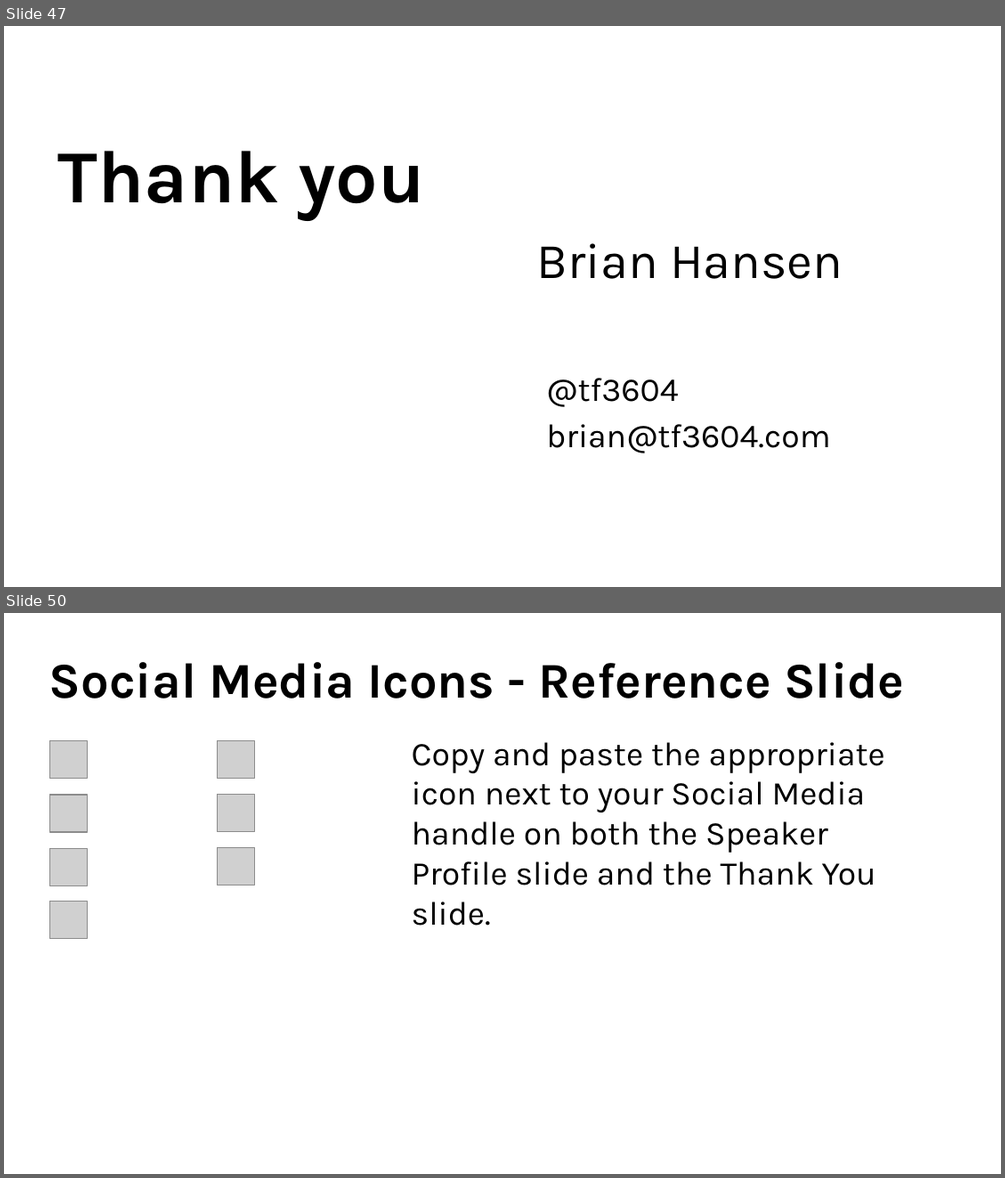
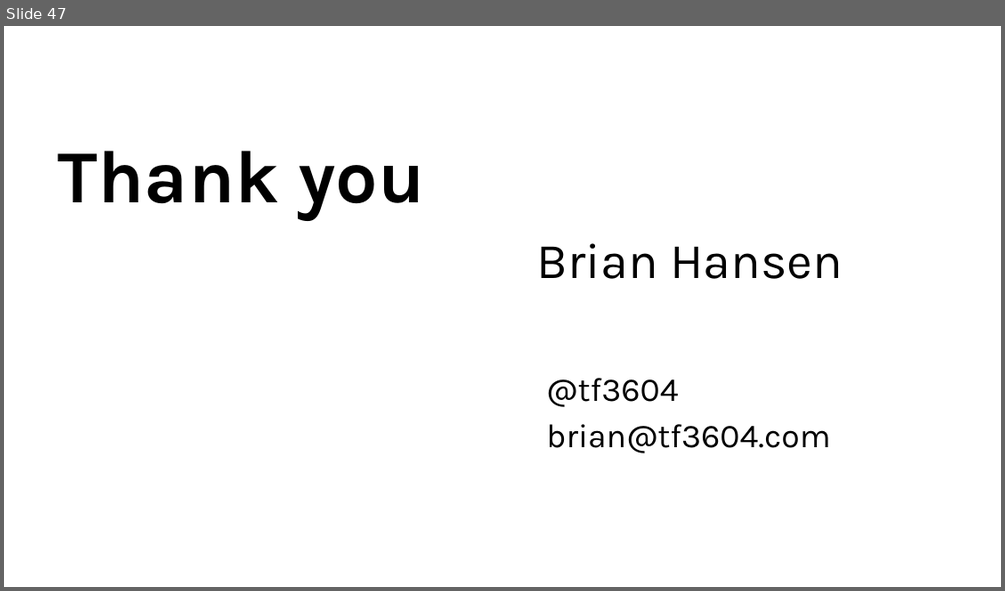
Before and after one commit to tf3604/OptimizerPresentation, a slide deck: Hansen - Get Your Optimizer to Give up All Its Secrets.pptx. Shown one above the other, each under a label of ours: slides 47 and 50 before the commit, slide 47 after it; the slides between them are not shown. The pictures are 1005x1178 and 1005x591 pixels, drawn with LibreOffice and Linux fonts; fonts in the diff are those of the drawing; grey boxes stand for pictures; background and template pictures are left out. Boxes give left, top, right and bottom in pixels: in the first picture for what was removed or moved away, otherwise in the second. Text is boxed around its words. In the diff, an @@ line names an element or a change of style, - is before the commit and + after.

```diff
--- a/Hansen - Get Your Optimizer to Give up All Its Secrets.pptx
+++ b/Hansen - Get Your Optimizer to Give up All Its Secrets.pptx
@@ slide 50 removed at [4,613,1001,1174], background picture (left out) @@
@@ text removed at [49,662,904,698] @@
-Social Media Icons - Reference Slide
@@ picture removed at [50,740,88,779] @@
@@ picture removed at [218,740,255,779] @@
@@ text removed at [412,742,885,925] @@
-Copy and paste the appropriate icon next to your Social Media handle on both the Speaker Profile slide and the Thank You slide.
@@ picture removed at [50,795,88,832] @@
@@ picture removed at [218,795,255,832] @@
@@ picture removed at [50,848,88,886] @@
@@ picture removed at [218,847,255,885] @@
@@ picture removed at [50,901,88,939] @@
```
Also in this commit, not shown: 19 other slides removed.
